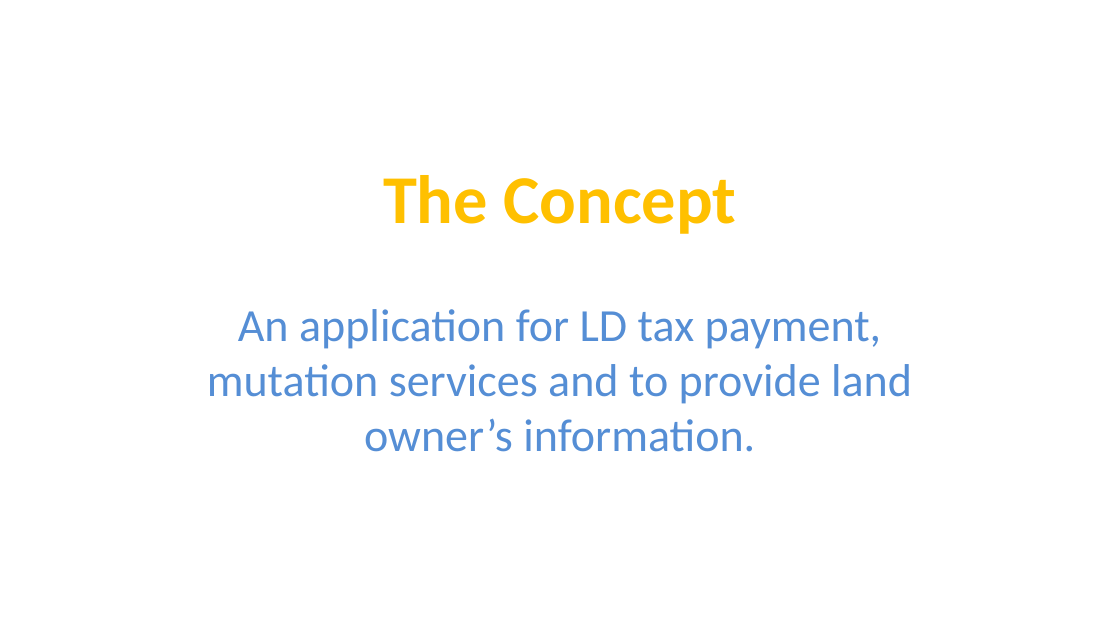
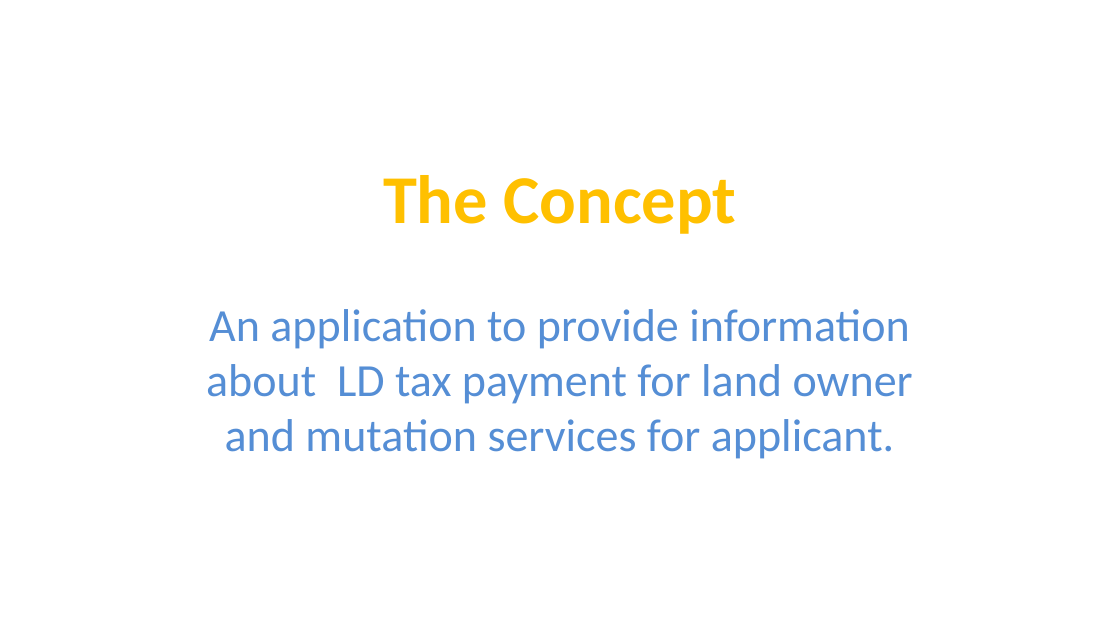
Before and after one commit to sykot/Group13, a slide deck: slide 2 of 13 - E-Land Services.pptx. Drawn at 1120x630 pixels with LibreOffice and Linux fonts; fonts in the diff are those of the drawing; background and template pictures are left out. Boxes give left, top, right and bottom in pixels: in the first picture for what was removed or moved away, otherwise in the second. Text is boxed around its words. In the diff, an @@ line names an element or a change of style, - is before the commit and + after.

Commit message:
updated

```diff
--- a/13 - E-Land Services.pptx
+++ b/13 - E-Land Services.pptx
@@ subtitle at <box>206,309,913,459</box>: text changed @@
-An application for LD tax payment, mutation services and to provide land owner’s information.
+An application to provide information about LD tax payment for land owner and mutation services for applicant.
```
